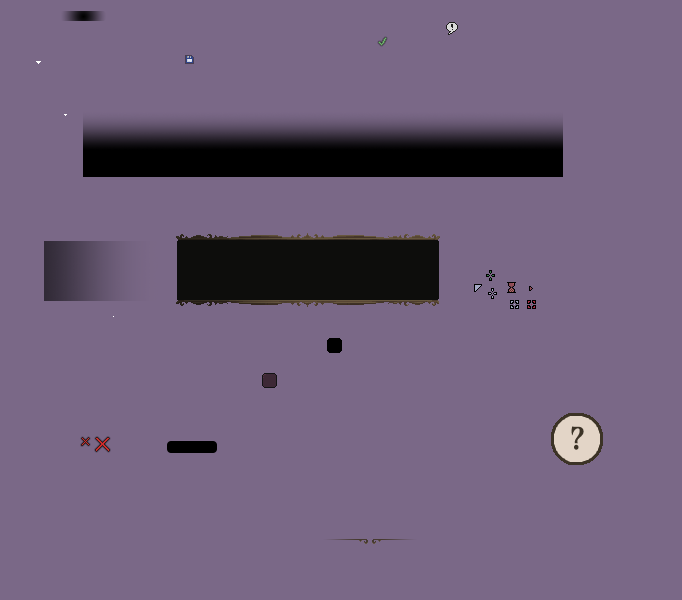
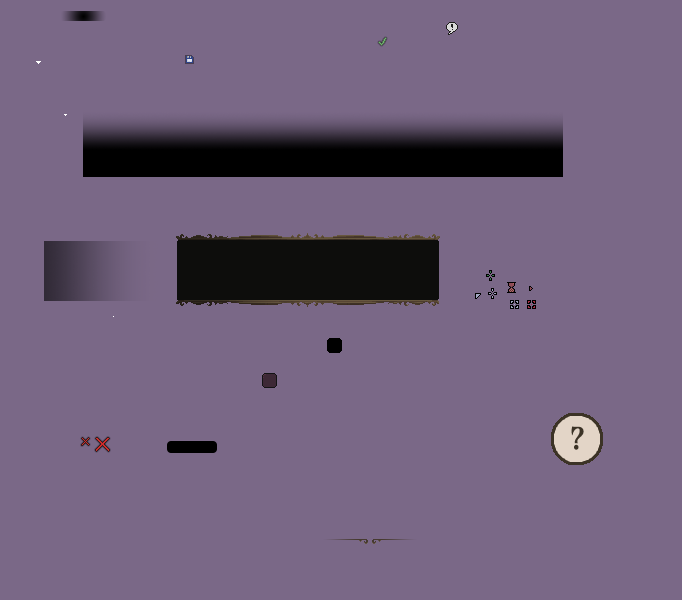
Comparing the layer stacks of the two 682×600 images. Changes:
painted on "MouseCursorArrow.png" over [474, 284, 482, 299]
